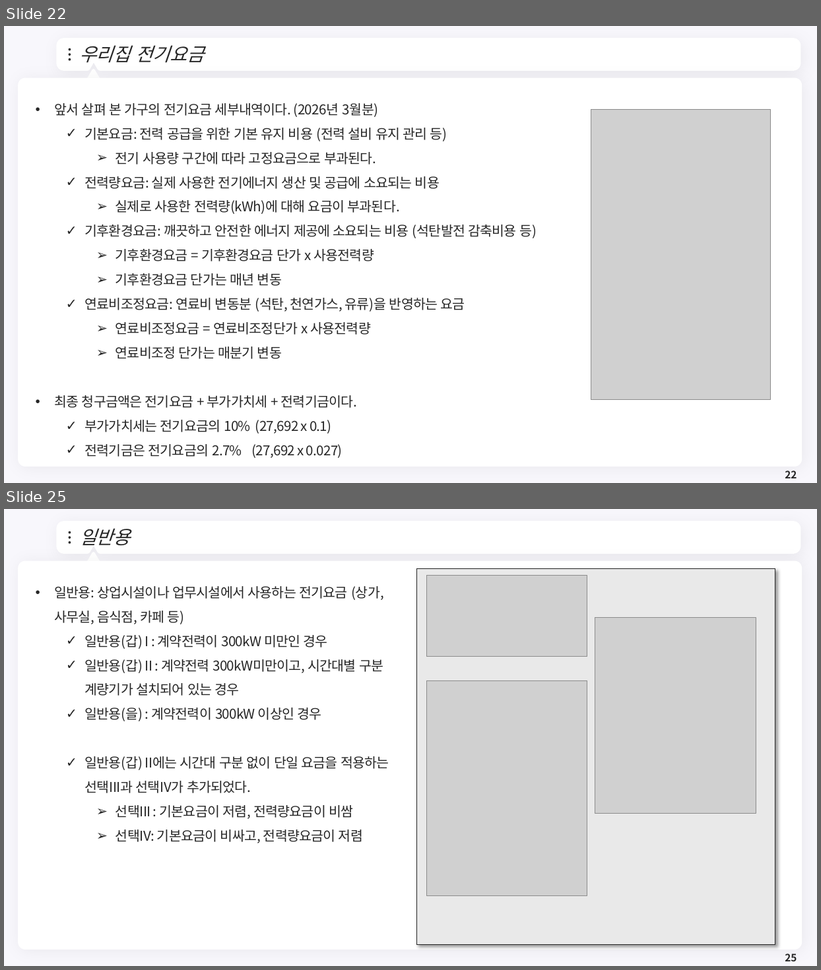
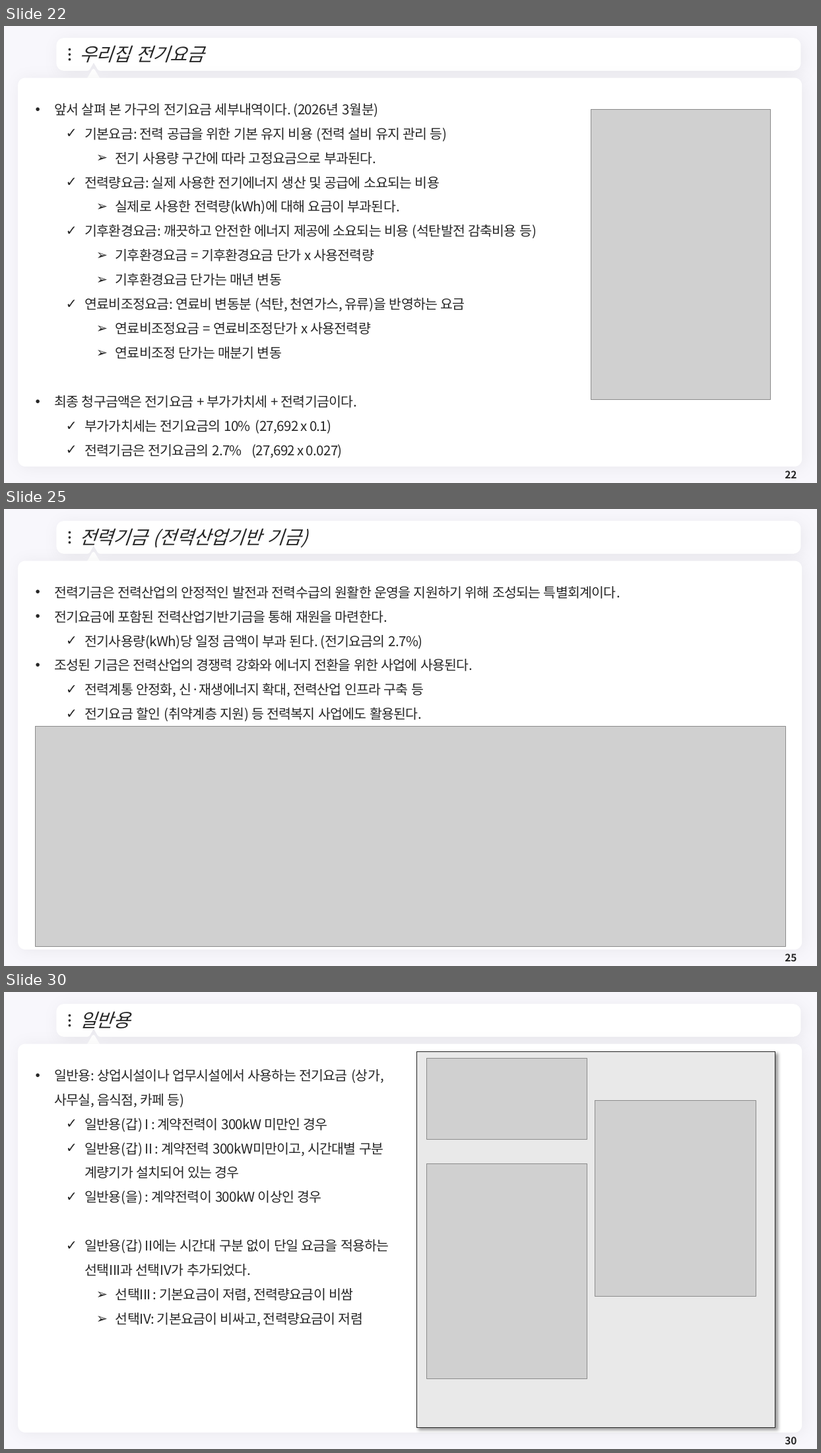
Before and after one commit to meandthey/Teaching, a slide deck: 에너지경제학/자원에너지경제학_Chapter_2.pptx. Shown one above the other, each under a label of ours: slides 22 and 25 before the commit, slides 22, 25 and 30 after it; the slides between them are not shown. The pictures are 821x970 and 821x1453 pixels, drawn with LibreOffice and Linux fonts; fonts in the diff are those of the drawing; grey boxes stand for pictures; background and template pictures are left out. Boxes give left, top, right and bottom in pixels: in the first picture for what was removed or moved away, otherwise in the second. Text is boxed around its words. In the diff, an @@ line names an element or a change of style, - is before the commit and + after.

```diff
--- a/에너지경제학/자원에너지경제학_Chapter_2.pptx
+++ b/에너지경제학/자원에너지경제학_Chapter_2.pptx
@@ slide 25 added at (4, 509, 817, 966), background #F8F7FC; not listed: 7 template elements that a slide beside it also shows @@
@@ title added at (79, 528, 308, 548), 22 pt, text #262626, italic @@
+전력기금 (전력산업기반 기금)
@@ text added at (54, 586, 620, 722), 16 pt, text #262626 @@
+• 전력기금은 전력산업의 안정적인 발전과 전력수급의 원활한 운영을 지원하기 위해 조성되는 특별회계이다.
+• 전기요금에 포함된 전력산업기반기금을 통해 재원을 마련한다.
+  ✓ 전기사용량(kWh)당 일정 금액이 부과 된다. (전기요금의 2.7%)
+• 조성된 기금은 전력산업의 경쟁력 강화와 에너지 전환을 위한 사업에 사용된다.
+  ✓ 전력계통 안정화, 신·재생에너지 확대, 전력산업 인프라 구축 등
+  ✓ 전기요금 할인 (취약계층 지원) 등 전력복지 사업에도 활용된다.
@@ picture added at (36, 727, 786, 948) @@
@@ page number added at (785, 954, 797, 962), 12 pt, text #262626, bold @@
+25
@@ what was slide 25 is now slide 30 @@
@@ page number at (785, 1437, 797, 1445): text changed @@
-25
+30
```
Also in this commit, not shown: 3 slides changed, 4 other slides added.
